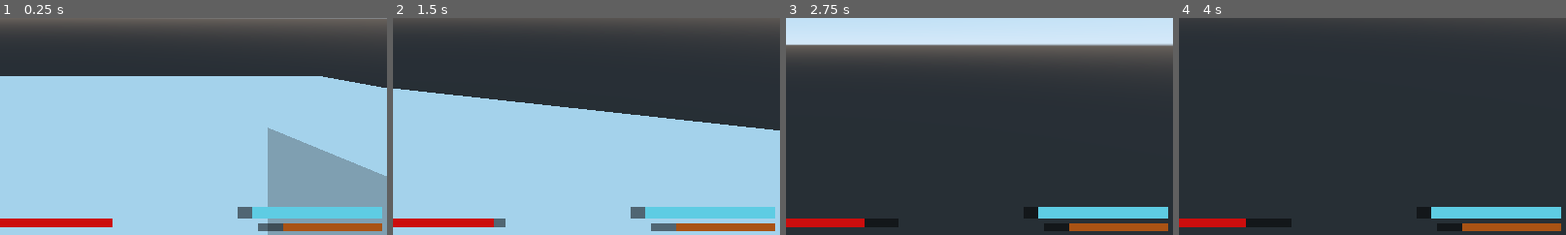
Above: before the commit, frames 1-4 (left to right).
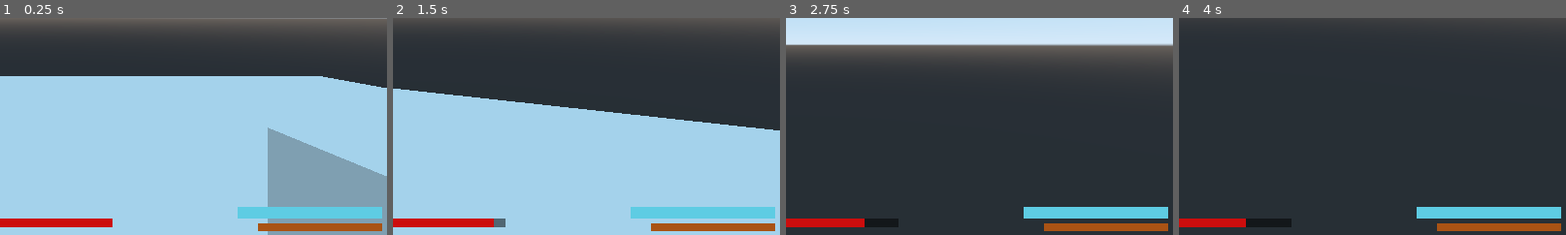
Above: after the commit, the same moments.

Repository: Draconis-25/M-Fps
Game: Godot game, scene res://src/World.tscn
Two runs of this game, one before a commit and one after it. Both use one fixed random seed, a clock stepped at 60 frames per second and the inputs below.
Inputs (mouse positions are % of the whole screen's width and height, from its top left):
- Up to frame 1 (0.25 s): no input
- Up to frame 2 (1.5 s): tap Enter at 0.5 s; move the mouse to (55, 50) at 0.52 s; hold W (forward) from 0.53 s (still down); tap Space (jump) at 0.77 s; move the mouse to (45, 50) at 1.27 s
- Up to frame 3 (2.75 s): keep holding W (forward); tap Space (jump) at 1.52 s; move the mouse to (52, 48) at 2.02 s
- Up to frame 4 (4 s): keep holding W (forward); move the mouse to (49, 52) at 2.77 s; tap Space (jump) at 3.02, 3.5, 3.77 s; move the mouse to (57, 51) at 3.52 s
The pictures show only the part of the screen within x 50-100%, y 50-100%; the shares and areas given below are measured in that part.

The runs differ from the first frame. In frame 1, 0.4% of the frame differs, in the area x 61-74%, y 87-99%; in frame 2, 0.4%; in frame 3, 0.4%; in frame 4, 0.4%.

Commit message:
bars now connected

Diff:
--- a/src/Player/Player.gd
+++ b/src/Player/Player.gd
@@ -50,6 +50,8 @@
 		camera.global_transform = head.global_transform
 
 	change_bar.value = timer.time_left
+	health_bar.value = health
+	ability_bar.value =ability
 
 
 func _physics_process(delta):
